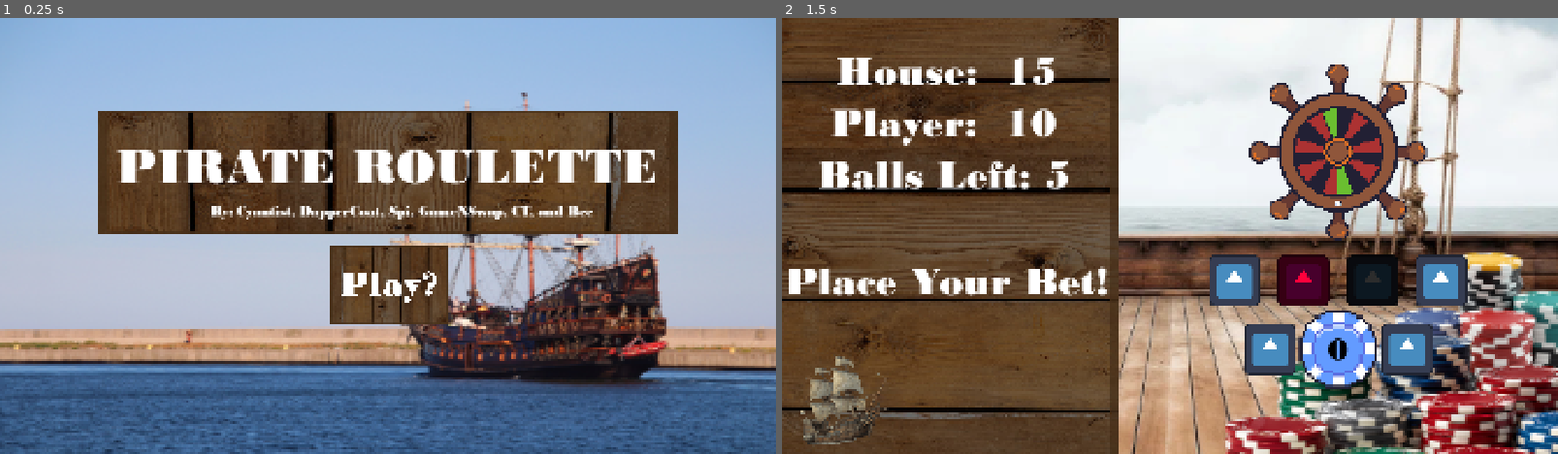
Above: before the commit, frames 1-2 (left to right).
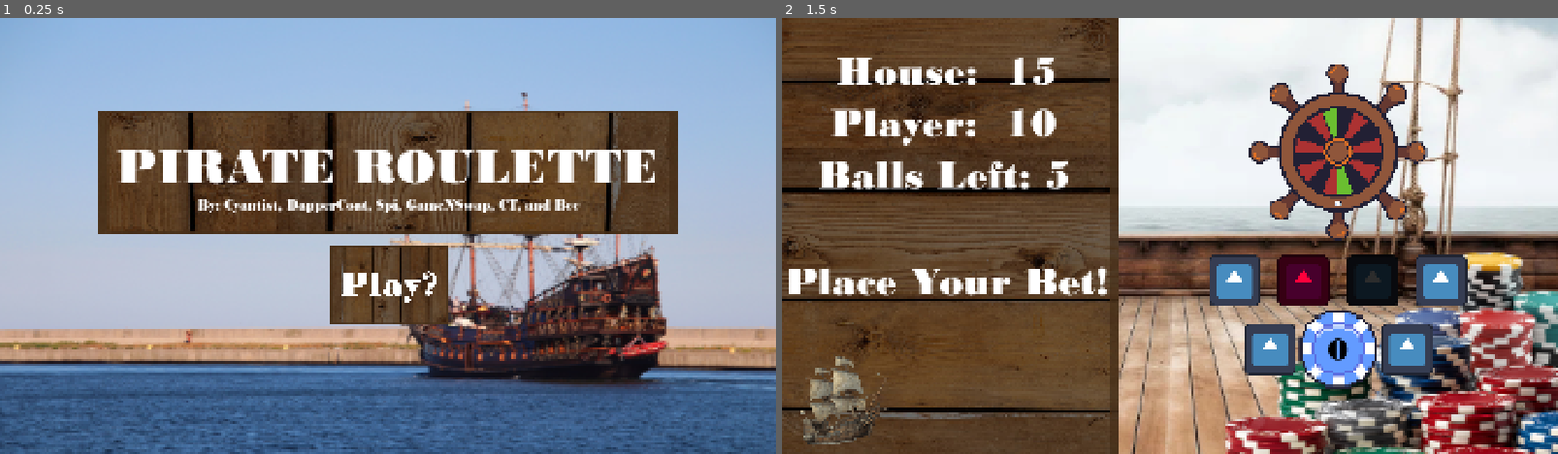
Above: after the commit, the same moments.

Repository: DapperCoat/The-Very-Serious-Game-Jam---Team-Bitato
Game: Godot game, scene res://Scenes/intro.tscn
Two runs of this game, one before a commit and one after it. Both use one fixed random seed, a clock stepped at 60 frames per second and the inputs below. The engine's default icon, where the game draws it, is replaced by a stand-in: a white triangle on a blue panel in a dark square.
Inputs (mouse positions are in pixels of both pictures, inside the frame that each line leads up to):
- Up to frame 1 (0.25 s): no input
- Up to frame 2 (1.5 s): click (1170, 283) at 0.5 s; click (1232, 279) at 1.25 s

The runs differ from the first frame. In frame 1, 1.4% of the frame differs, in the area x 25-77%, y 41-47%; in frame 2, nothing differs.

Commit message:
Added more SFX

Diff:
--- a/Scenes/bet_manager.tscn
+++ b/Scenes/bet_manager.tscn
@@ -4,6 +4,7 @@
 [ext_resource type="Script" uid="uid://cw5eelbq7ngr4" path="res://Scripts/bet_manager.gd" id="1_rubdl"]
 [ext_resource type="Texture2D" uid="uid://c4ssyt5w6nr2t" path="res://Assets/topdown_chip.png" id="2_5y0bu"]
 [ext_resource type="FontFile" uid="uid://bfh3qvucf53mx" path="res://Assets/Fonts/Bodoni MT Black.ttf" id="3_lka4q"]
+[ext_resource type="PackedScene" uid="uid://bxnxspr7jbi0c" path="res://Scenes/sound_manager.tscn" id="5_lka4q"]
 
 [sub_resource type="LabelSettings" id="LabelSettings_rubdl"]
 font = ExtResource("3_lka4q")
@@ -131,6 +132,8 @@
 toggle_mode = true
 texture_normal = ExtResource("1_6ku8g")
 
+[node name="SoundManager" parent="." unique_id=1604166250 instance=ExtResource("5_lka4q")]
+
 [connection signal="pressed" from="ButtonCont/EvenSelect" to="." method="_on_even_select_pressed"]
 [connection signal="pressed" from="ButtonCont/RedSelect" to="." method="_on_red_select_pressed"]
 [connection signal="pressed" from="ButtonCont/BlackSelect" to="." method="_on_black_select_pressed"]
--- a/Scenes/intro.tscn
+++ b/Scenes/intro.tscn
@@ -72,14 +72,11 @@
 [node name="Credits" type="Label" parent="UI" unique_id=299776666]
 layout_mode = 1
 anchors_preset = -1
-anchor_left = 13.000001
-anchor_top = 11.200001
-anchor_right = 35.050003
-anchor_bottom = 13.000001
-offset_left = -6.1035156e-05
-offset_top = -3.0517578e-05
-offset_right = -0.00012207031
-offset_bottom = -6.1035156e-05
+anchor_left = 12.200001
+anchor_top = 10.8
+anchor_right = 35.875
+anchor_bottom = 12.6
+offset_left = -3.0517578e-05
 text = "By: Cyantist, DapperCoat, Spi, GameNSwap, CT, and Bee"
 label_settings = SubResource("LabelSettings_bbj2o")
 horizontal_alignment = 1
--- a/Scenes/sound_manager.tscn
+++ b/Scenes/sound_manager.tscn
@@ -2,9 +2,19 @@
 
 [ext_resource type="Script" uid="uid://bakw1qfua3jkh" path="res://Scripts/sound_manager.gd" id="1_32i44"]
 [ext_resource type="AudioStream" uid="uid://bhnmh4t4d7hn0" path="res://Assets/SFX/roulette_spin.wav" id="2_25ke0"]
+[ext_resource type="AudioStream" uid="uid://ccex5g6wqbu3b" path="res://Assets/SFX/336997__timkahn__boo-01.wav" id="3_1ohty"]
+[ext_resource type="AudioStream" uid="uid://dvyyro11jx58j" path="res://Assets/SFX/win_placeholder.wav" id="4_tox07"]
 
 [node name="SoundManager" type="Node" unique_id=1604166250]
 script = ExtResource("1_32i44")
 
 [node name="WheelSpin" type="AudioStreamPlayer" parent="." unique_id=295608838]
 stream = ExtResource("2_25ke0")
+volume_db = -5.0
+
+[node name="Booing" type="AudioStreamPlayer" parent="." unique_id=1346523303]
+stream = ExtResource("3_1ohty")
+volume_db = -10.0
+
+[node name="Jackpot" type="AudioStreamPlayer" parent="." unique_id=450718399]
+stream = ExtResource("4_tox07")
--- a/Scripts/bet_manager.gd
+++ b/Scripts/bet_manager.gd
@@ -4,6 +4,7 @@
 @export var roulette_wheel: Node2D
 @onready var bet_display = $LabelCont/BetDisplay
 @onready var button_cont = $ButtonCont
+@onready var sound_manager: Node = $SoundManager
 # String is just a placeholder, will have to see how it interacts with wheel & other systems
 var bet_state: String = "none"
 var potential_bet: int = 0
@@ -31,6 +32,7 @@
 # Buttons for selecting type of bet
 # Even Select
 func _on_even_select_pressed() -> void:
+	sound_manager.play_sound(2)
 	chip_manager.set_bet(potential_bet)
 	if potential_bet != 0:
 		print("even bet placed for " + str(potential_bet))
@@ -39,6 +41,7 @@
 
 # Red Select
 func _on_red_select_pressed() -> void:
+	sound_manager.play_sound(2)
 	chip_manager.set_bet(potential_bet)
 	if potential_bet != 0:
 		print("red bet placed for " + str(potential_bet))
@@ -47,6 +50,7 @@
 
 # Black Select
 func _on_black_select_pressed() -> void:
+	sound_manager.play_sound(2)
 	chip_manager.set_bet(potential_bet)
 	if potential_bet != 0:
 		print("black bet placed for" + str(potential_bet))
@@ -55,6 +59,7 @@
 
 # Odd Select
 func _on_odd_select_pressed() -> void:
+	sound_manager.play_sound(2)
 	chip_manager.set_bet(potential_bet)
 	if potential_bet != 0:
 		print("odd bet placed for " + str(potential_bet))
@@ -66,6 +71,7 @@
 	if (potential_bet - 1) < 0:
 		print("Cannot go below 0")
 	else:
+		sound_manager.play_sound(3)
 		potential_bet -= 1
 		bet_display.text = str(potential_bet)
 
@@ -76,5 +82,6 @@
 	if (potential_bet + 1) > chip_manager.player_chips:
 		print("cannot bet above available chips")
 	else:
+		sound_manager.play_sound(3)
 		potential_bet += 1
 		bet_display.text = str(potential_bet)
--- a/Scripts/game_scene.gd
+++ b/Scripts/game_scene.gd
@@ -48,6 +48,7 @@
 func _on_bet_manager_send_bet_info(bet_type: String, bet: int) -> void:
 	_update_scores(true)
 
+	sound_manager.play_sound(0)
 	roulette_wheel.spin()
 	await get_tree().create_timer(1).timeout
 	roulette_wheel.stop()
@@ -114,6 +115,7 @@
 	balls_left.text = "Balls Left: " + str(balls)
 
 func _bet_won() -> void:
+	# sound_manager.play_sound(4)
 	place_your_bet.visible = false
 	won_text.visible = true
 	await get_tree().create_timer(2).timeout
@@ -121,6 +123,7 @@
 	place_your_bet.visible = true
 
 func _bet_lost() -> void:
+	sound_manager.play_sound(1)
 	place_your_bet.visible = false
 	lost_text.visible = true
 	await get_tree().create_timer(2).timeout
Not shown, added: Assets/SFX/336997__timkahn__boo-01.wav.import
Not shown, added: Assets/SFX/win_placeholder.wav.import
Not shown, added: Assets/SFX/336997__timkahn__boo-01.wav
Not shown, changed: Assets/SFX/roulette_spin.wav
Not shown, added: Assets/SFX/win_placeholder.wav
